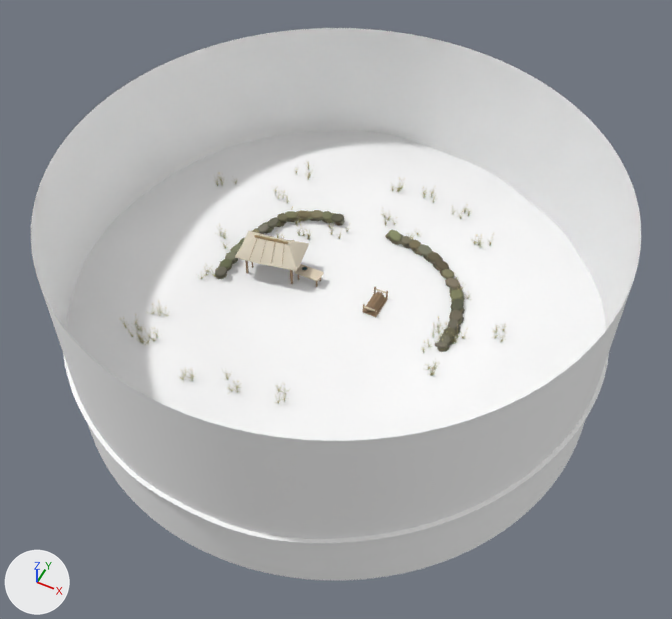
The glTF model game/asset/runtime/models/kiln-dressing-v3.glb: old version first, new version second.
Before and after are seen from a 50 mm lens placed at (14.7, -29.4, 36.5), pointed at (0.5, -0.9, 0.8). The axes (+X, +Y, +Z) are drawn at lower left. The lights are the same throughout. The older version comes first. Where no turn or scale is listed for an object, it has been applied to the vertices. Vertices at exactly the same position are counted once.

Script lines for the objects in view, before the commit:
```python
ob_beaten_clay_yard_and_meadow_banks = bpy.data.objects.new('Beaten clay yard and meadow banks', me_mesh_23)
ob_beaten_clay_yard_and_meadow_banks.location = (0.0, 0.0, 0.0)
ob_dry_laid_terrace_walls = bpy.data.objects.new('Dry laid terrace walls', me_mesh_66)
ob_dry_laid_terrace_walls.location = (0.0, 0.0, 0.0)
ob_hipped_roof_with_thick_thatch_eaves = bpy.data.objects.new('Hipped roof with thick thatch eaves', me_mesh_37)
ob_hipped_roof_with_thick_thatch_eaves.location = (-4.2, 0.8, 0.0)
ob_silvergrass_on_the_terrace_margins = bpy.data.objects.new('Silvergrass on the terrace margins', me_mesh_67)
ob_silvergrass_on_the_terrace_margins.location = (0.0, 0.0, 0.0)
ob_valley_panorama = bpy.data.objects.new('Valley panorama', me_mesh_24)
ob_valley_panorama.location = (0.0, 0.0, 2.3)
```
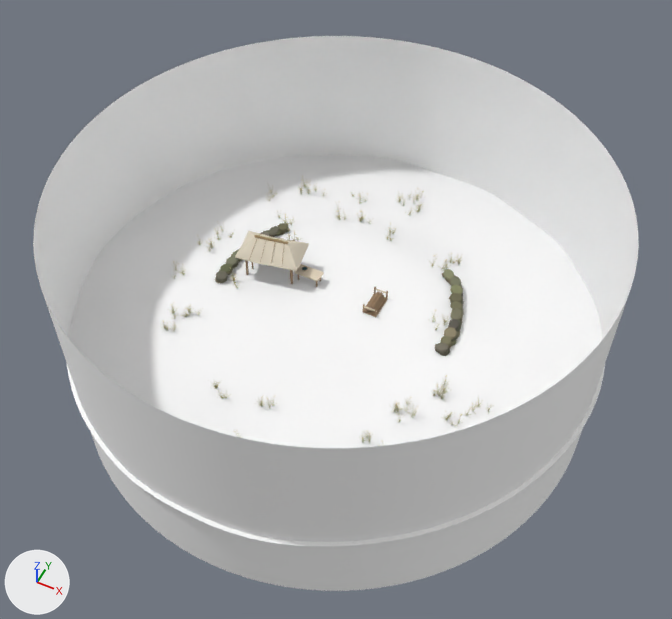
Where the newer file only moved an object's origin or applied its transform, the numbers keep the older frame.

Diff of the bpy script that builds the scene:
```diff
--- a/game/asset/runtime/models/kiln-dressing-v3.glb.py
+++ b/game/asset/runtime/models/kiln-dressing-v3.glb.py
@@ me_mesh_23 @@
-me_mesh_23.from_pydata(...)  # 2305 vertices, 4512 faces; spans x -14.0..14.0, y -14.0..14.0, z 0.0..1.1
+me_mesh_23.from_pydata(...)  # 2305 vertices, 4512 faces; spans x -14.0..14.0, y -14.0..14.0, z -1.3..0.4
+# me_mesh_23 part 1: 1508 of 2305 vertices moved; they spanned x -14.0..14.0, y -14.0..14.0, z 0.0..1.1 and now span x -14.0..14.0, y -14.0..14.0, z -1.3..0.4; mean shift (0.0, 0.0, -0.8); largest move (-3.0, 8.8, 0.7) -> (-3.0, 8.8, -1.2)
 me_mesh_23.materials.append(mat_painted_working_earth)
@@ me_mesh_24 @@
-me_mesh_24.from_pydata(...)  # 194 vertices, 192 faces; spans x -13.8..13.8, y -13.8..13.8, z -5.7..5.7
+me_mesh_24.from_pydata(...)  # 194 vertices, 192 faces; spans x -13.8..13.8, y -13.8..13.8, z -6.7..5.2
+# me_mesh_24 part 2: the whole mesh is multiplied about its middle by the matrix ((-0.95, 0.313, 0.0), (-0.313, -0.95, 0.0), (0.0, 0.0, 1.05)), then moved by (0.0, 0.0, -0.8)
 me_mesh_24.materials.append(mat_distant_valley)
@@ me_mesh_66 @@
-me_mesh_66.from_pydata(...)  # 2880 vertices, 4860 faces; spans x -6.89..6.59, y -1.37..6.25, z -0.01..0.81
+me_mesh_66.from_pydata(...)  # 1824 vertices, 3078 faces; spans x -6.89..6.61, y -1.37..5.13, z -0.45..0.45
+# me_mesh_66 part 3: the loose piece of 32 vertices spanning x -6.69..-6.01, y -1.37..-0.7, z 0.53..0.69 is moved by (0.0, 0.0, -0.34)
+# me_mesh_66 part 4: the loose piece of 32 vertices spanning x -6.75..-6.07, y -0.8..-0.04, z 0.52..0.68 is moved by (0.0, 0.0, -0.35)
+# me_mesh_66 part 5: the loose piece of 32 vertices spanning x -6.77..-6.12, y -0.14..0.52, z 0.52..0.68 is moved by (0.0, 0.0, -0.38)
+# me_mesh_66 part 6: the loose piece of 32 vertices spanning x -6.74..-6.12, y 0.41..1.28, z 0.53..0.69 is moved by (0.0, 0.0, -0.42)
+# me_mesh_66 part 7: the loose piece of 32 vertices spanning x -6.24..-5.68, y 2.48..3.21, z 0.58..0.74 is moved by (0.0, 0.0, -0.59)
+# me_mesh_66 part 8: the loose piece of 32 vertices spanning x -5.94..-5.42, y 3.08..3.88, z 0.61..0.77 is moved by (0.0, 0.0, -0.66)
+# me_mesh_66 part 9: the loose piece of 32 vertices spanning x -5.7..-5.08, y 3.75..4.35, z 0.64..0.8 is moved by (0.0, 0.0, -0.75)
+# me_mesh_66 part 10: the loose piece of 32 vertices spanning x 4.09..4.88, y 4.15..4.77, z 0.22..0.44 is multiplied about its middle by the matrix ((0.821, 0.551, 0.0), (-0.393, 0.881, 0.0), (0.0, 0.005, 0.722)), then moved by (0.53, -0.14, -0.25)
+# me_mesh_66 part 11: the loose piece of 32 vertices spanning x 4.94..5.59, y 3.31..4.02, z 0.09..0.31 is multiplied about its middle by the matrix ((1.05, 0.312, 0.0), (-0.579, 0.903, 0.0), (0.003, 0.005, 0.683)), then moved by (0.03, 0.08, -0.07)
+# me_mesh_66 part 12: the loose piece of 32 vertices spanning x 5.33..5.95, y 2.54..3.53, z 0.11..0.33 is rebuilt with 32 vertices and now spans x 5.16..5.85, y 2.81..3.5, z 0.1..0.26
+# me_mesh_66 part 13: the loose piece of 32 vertices spanning x 5.88..6.59, y 0.52..1.42, z 0.18..0.41 is rebuilt with 32 vertices and now spans x 5.83..6.52, y 0.26..1.04, z 0.23..0.38
+# me_mesh_66 part 14: the loose piece of 32 vertices spanning x 5.92..6.59, y -0.2..0.62, z 0.21..0.43 is rebuilt with 32 vertices and now spans x 5.88..6.46, y -0.28..0.36, z 0.26..0.42
+# me_mesh_66 part 15: 51 loose pieces with 1632 vertices, spanning x -5.46..6.53, y -0.72..6.25, z -0.01..0.81, are deleted
+# me_mesh_66 part 16: 192 vertices removed from x 3.97..6.56, y -0.7..4.91, z 0.05..0.61; 768 vertices added at x 4.09..6.61, y -0.72..5.13, z -0.37..0.45
+# other edits to the shape of me_mesh_66 do not show in these pictures
 me_mesh_66.materials.append(mat_weathered_fieldstone)
@@ me_mesh_67 @@
-me_mesh_67.from_pydata(...)  # 9984 vertices, 6656 faces; spans x -10.3..9.0, y -9.7..9.9, z 0.0..1.8
+me_mesh_67.from_pydata(...)  # 9984 vertices, 6656 faces; spans x -9.5..9.8, y -10.7..11.4, z -1.2..1.3
+# me_mesh_67 part 17: 9840 of 9984 vertices moved; they spanned x -10.3..9.0, y -9.7..9.9, z 0.0..1.8 and now span x -9.5..9.8, y -10.7..11.4, z -1.2..1.3; mean shift (-0.4, 0.8, -0.8); largest move (-8.4, -6.8, 0.9) -> (0.5, 11.0, -0.8)
+# other edits to the shape of me_mesh_67 do not show in these pictures
 me_mesh_67.materials.append(mat_sunlit_grass_and_seed_heads)
```

Pixel boxes (x1, y1, x2, y2) of what changed, in the pictures (672 x 619 px; the box of a moved part takes in the faces that stretch with it):
'Valley panorama', reshaped
    before: (31, 28, 641, 580)
    after: (33, 36, 639, 591)
'Beaten clay yard and meadow banks', reshaped
    before: (63, 131, 609, 543)
    after: (66, 155, 605, 546)
'Dry laid terrace walls', reshaped (6% shorter)
    before: (215, 210, 465, 352)
    after: (215, 223, 464, 356)
part 3 of me_mesh_66, moved or reshaped
    before: (215, 267, 227, 276)
    after: (216, 271, 228, 280)
part 4 of me_mesh_66, moved or reshaped
    before: (220, 259, 233, 269)
    after: (220, 263, 233, 273)
part 5 of me_mesh_66, moved or reshaped
    before: (226, 252, 237, 261)
    after: (226, 257, 238, 266)
part 6 of me_mesh_66, moved or reshaped
    before: (231, 244, 242, 254)
    after: (232, 249, 239, 259)
part 7 of me_mesh_66, moved or reshaped
    before: (258, 224, 269, 233)
    after: (260, 231, 269, 236)
part 8 of me_mesh_66, moved or reshaped
    before: (268, 217, 279, 228)
    after: (268, 226, 279, 236)
part 9 of me_mesh_66, moved or reshaped
    before: (277, 213, 288, 222)
    after: (278, 223, 289, 231)
part 10 of me_mesh_66, moved or reshaped (not visible before)
    after: (450, 277, 461, 286)
part 11 of me_mesh_66, moved or reshaped (not visible before)
    after: (450, 285, 463, 295)
part 12 of me_mesh_66, rebuilt (not visible before)
    after: (449, 293, 463, 302)
part 13 of me_mesh_66, rebuilt
    before: (455, 325, 461, 336)
    after: (444, 327, 457, 340)
part 14 of me_mesh_66, rebuilt (not visible before)
    after: (440, 336, 451, 346)
part 15 of me_mesh_66, deleted
    before: (285, 210, 464, 352)
part 16 of me_mesh_66, cut back
    before: (439, 271, 465, 351)
    after: (435, 269, 464, 356)
part 17 of me_mesh_67, moved or reshaped
    before: (120, 160, 506, 404)
    after: (161, 176, 494, 446)
